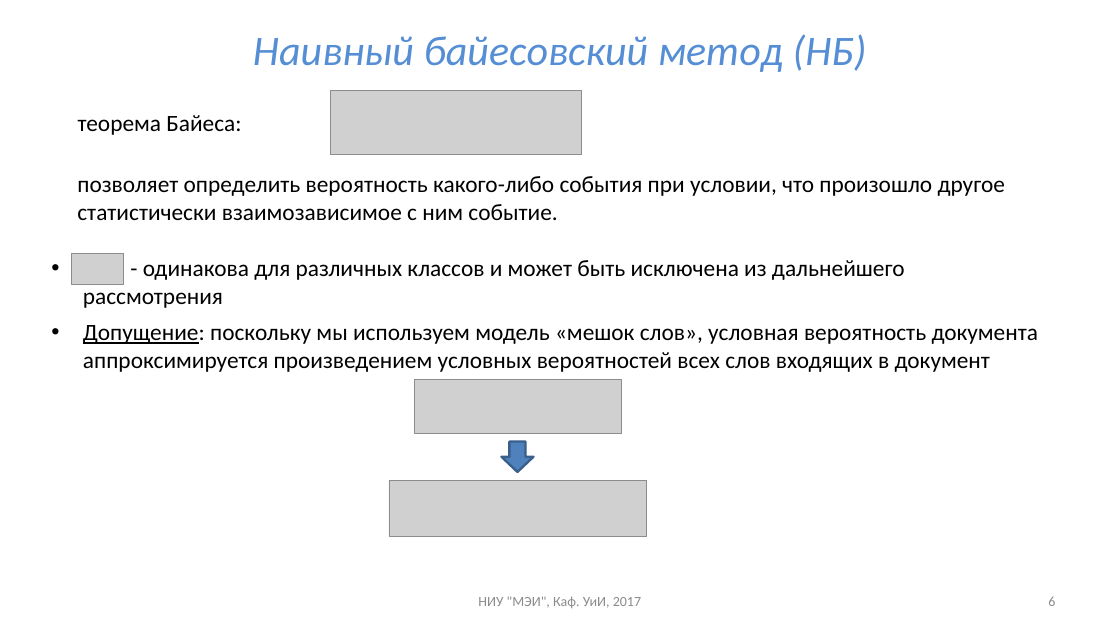
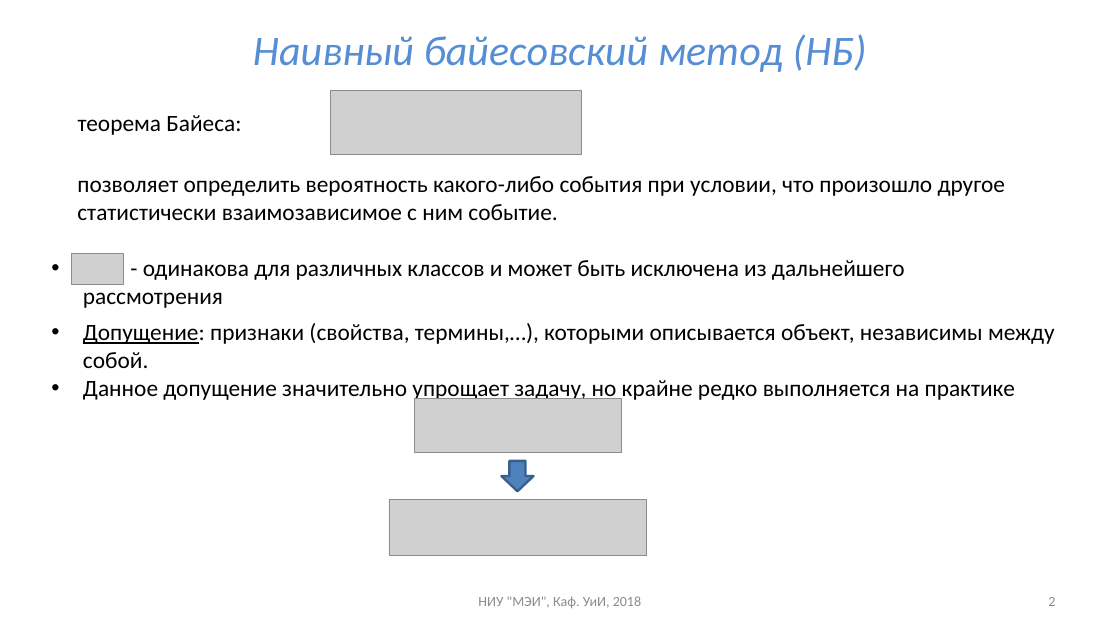
Before and after one commit to uii-mpei/uii-mpei.github.io, a slide deck: slide 2 of study/courses/iis/IIS_lec_3.pptx (slide 6 before the commit). Drawn at 1120x630 pixels with LibreOffice and Linux fonts; fonts in the diff are those of the drawing; grey boxes stand for pictures. Boxes give left, top, right and bottom in pixels: in the first picture for what was removed or moved away, otherwise in the second. Text is boxed around its words. In the diff, an @@ line names an element or a change of style, - is before the commit and + after.

```diff
--- a/study/courses/iis/IIS_lec_3.pptx
+++ b/study/courses/iis/IIS_lec_3.pptx
@@ text at bbox=[83, 323, 1055, 403]: text changed @@
-• Допущение: поскольку мы используем модель «мешок слов», условная вероятность документа аппроксимируется произведением условных вероятностей всех слов входящих в документ
+• Допущение: признаки (свойства, термины,…), которыми описывается объект, независимы между собой.
+• Данное допущение значительно упрощает задачу, но крайне редко выполняется на практике
@@ 2 pictures, 1 down arrow: place and size @@
-2 pictures, 1 down arrow at bbox=[389, 380, 646, 537]
+2 pictures, 1 down arrow at bbox=[389, 399, 646, 556]
@@ text at bbox=[478, 596, 641, 608]: text changed @@
-НИУ "МЭИ", Каф. УиИ, 2017
+НИУ "МЭИ", Каф. УиИ, 2018
@@ page number at bbox=[1048, 597, 1055, 606]: text changed @@
-6
+2
```
Also in this commit, not shown: 2 other slides changed, 6 slides added, 4 slides removed.
